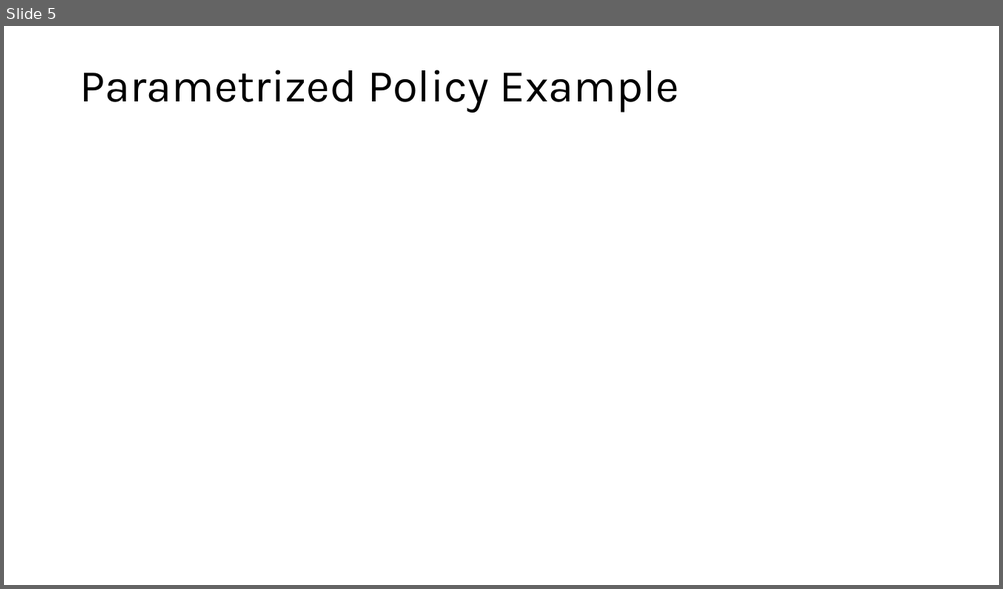
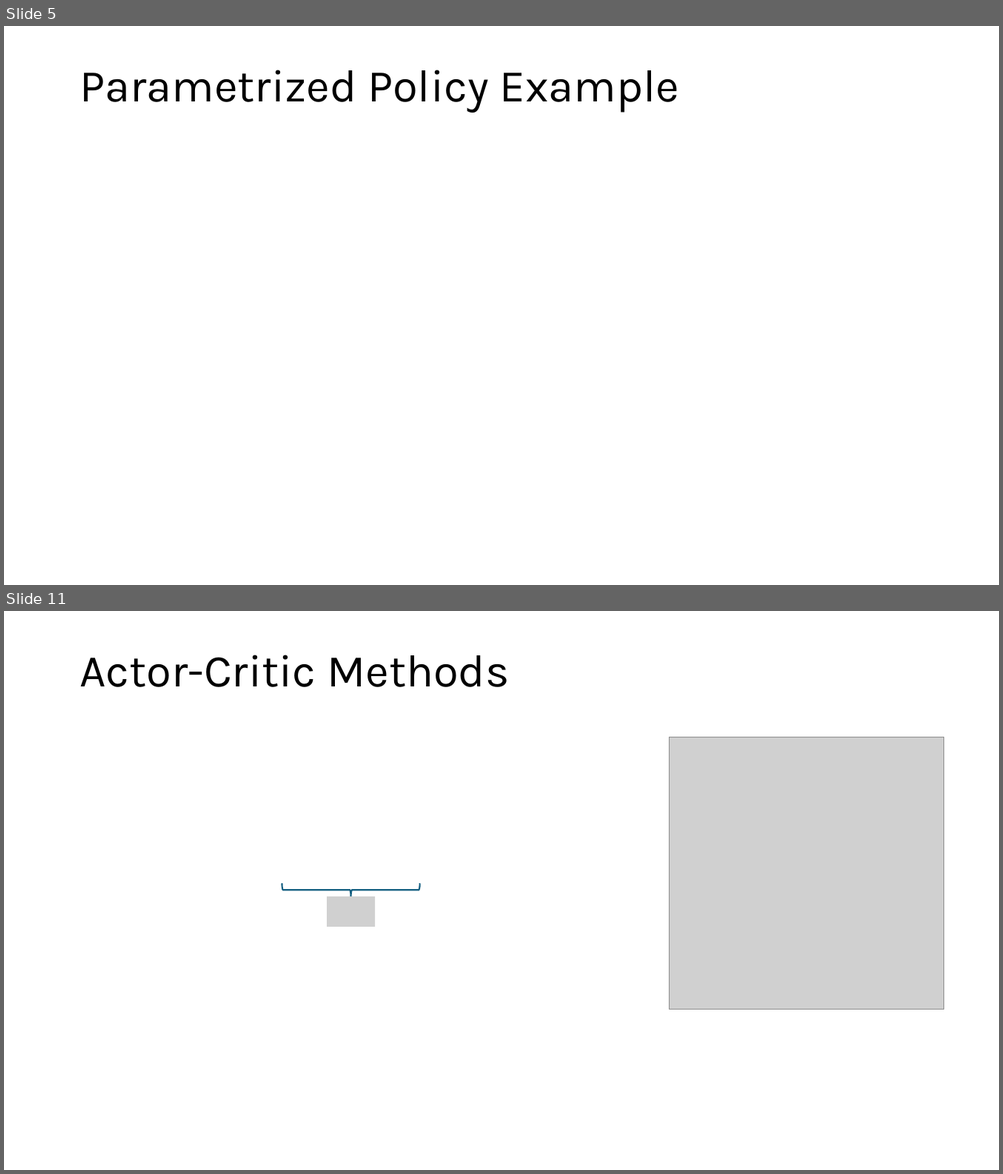
Before and after one commit to mhahsler/Introduction_to_Reinforcement_Learning, a slide deck: slides/Lecture_Chapter13.pptx. Shown one above the other, each under a label of ours: slide 5 before the commit, slides 5 and 11 after it; the slides between them are not shown. The pictures are 1003x589 and 1003x1174 pixels, drawn with LibreOffice and Linux fonts; fonts in the diff are those of the drawing; grey boxes stand for pictures. Boxes give left, top, right and bottom in pixels: in the first picture for what was removed or moved away, otherwise in the second. Text is boxed around its words. In the diff, an @@ line names an element or a change of style, - is before the commit and + after.

```diff
--- a/slides/Lecture_Chapter13.pptx
+++ b/slides/Lecture_Chapter13.pptx
@@ slide 11 added at <box>4,611,999,1170</box>, background #FFFFFF @@
@@ title added at <box>79,655,509,687</box>, 44 pt, text #000000 @@
+Actor-Critic Methods
@@ picture added at <box>669,738,944,1010</box> @@
@@ right brace added at <box>282,884,420,897</box>, outline #156082 1.5 pt @@
@@ picture added at <box>327,897,375,926</box> @@
```
Also in this commit, not shown: 5 slides changed, 2 other slides added, 21 other files.
